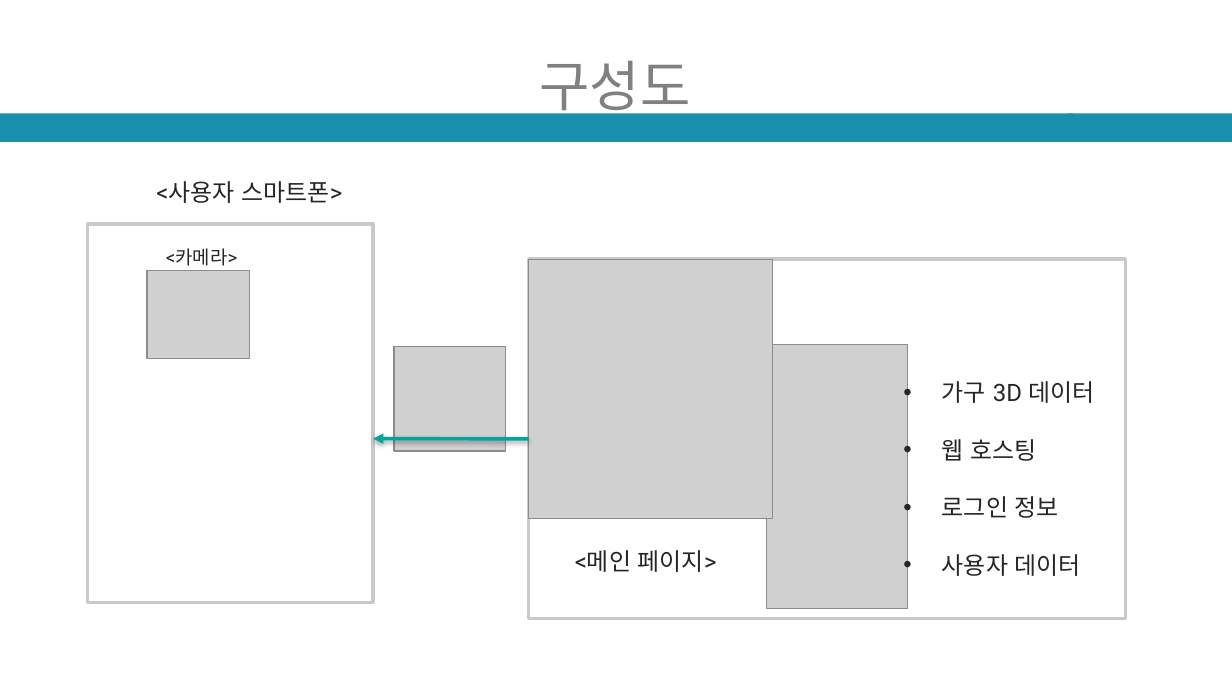
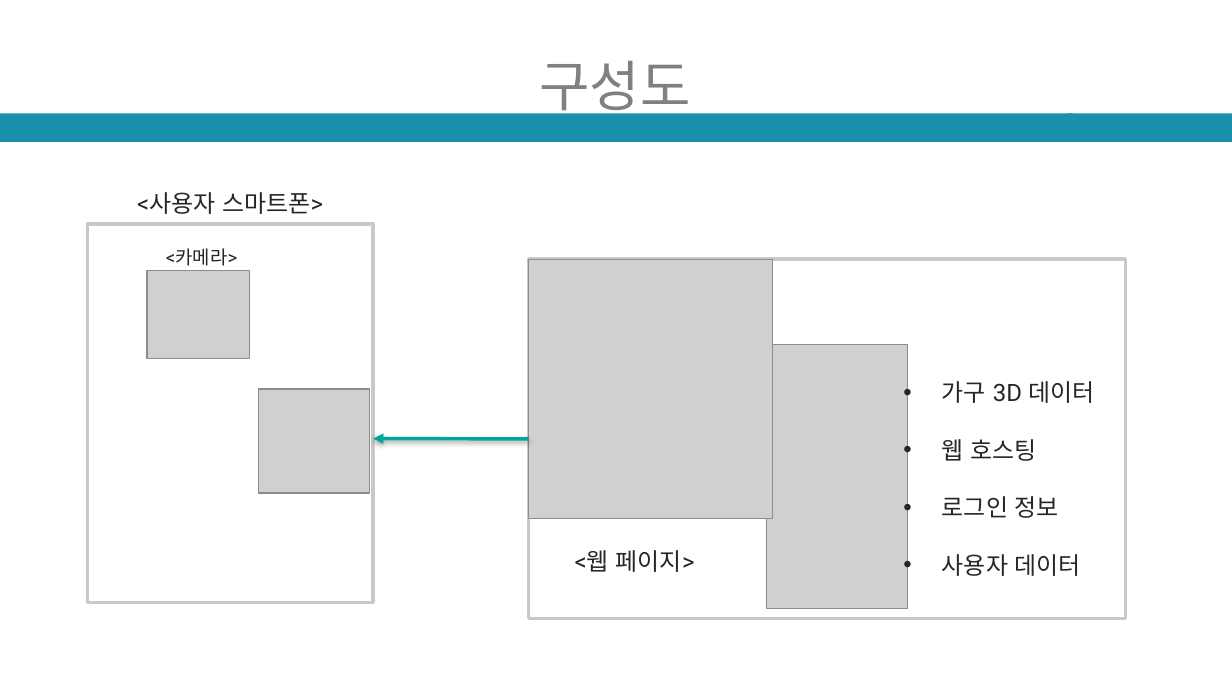
Before and after one commit to ptyoiy/ARwork, a slide deck: slide 13 of 호남-발표자료 - 복사본.pptx. Drawn at 1232x693 pixels with LibreOffice and Linux fonts; fonts in the diff are those of the drawing; grey boxes stand for pictures. Boxes give left, top, right and bottom in pixels: in the first picture for what was removed or moved away, otherwise in the second. Text is boxed around its words. In the diff, an @@ line names an element or a change of style, - is before the commit and + after.

```diff
--- a/호남-발표자료 - 복사본.pptx
+++ b/호남-발표자료 - 복사본.pptx
@@ text "<사용자 스마트폰>": place and size @@
-text "<사용자 스마트폰>" at box(156, 181, 342, 203)
+text "<사용자 스마트폰>" at box(137, 192, 323, 214)
@@ picture: place and size @@
-picture at box(394, 347, 506, 452)
+picture at box(259, 389, 371, 494)
@@ text at box(575, 550, 695, 572): text changed @@
-<메인 페이지>
+<웹 페이지>
```
Also in this commit, not shown: 4 other slides changed, 5 slides added, 2 slides removed, 7 other files.
